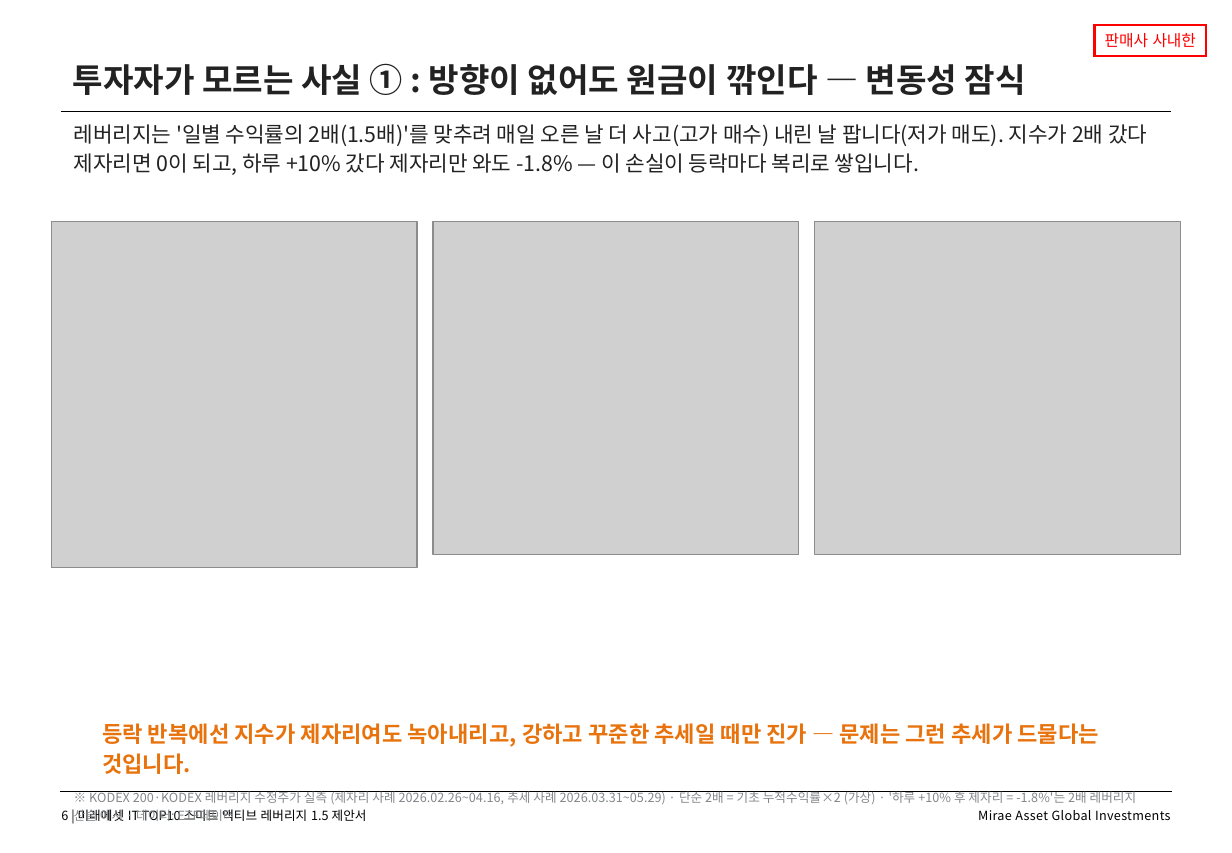
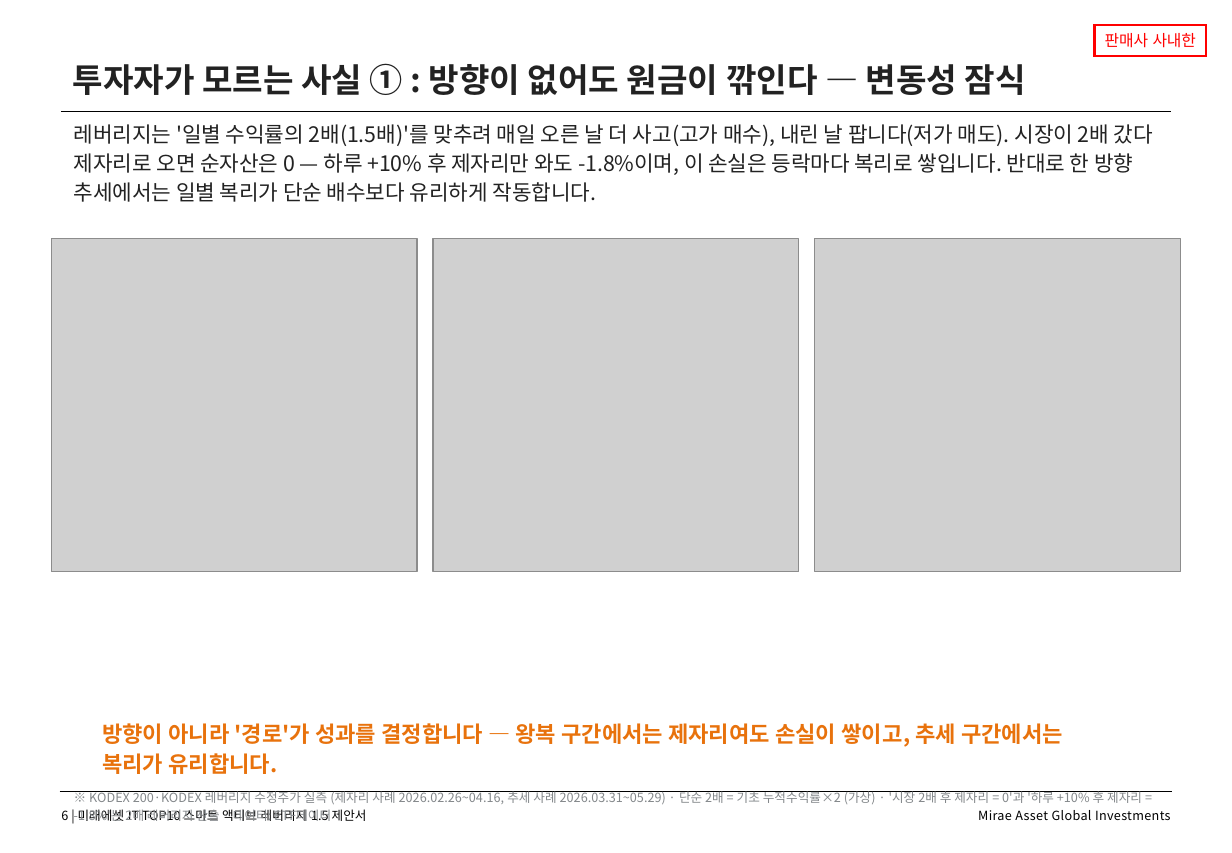
Before and after one commit to gamer383-bit/Volatility-Fund, a slide deck: slide 6 of 제안서/IT_TOP10_스마트액티브레버리지15_v1_20260812.pptx. Drawn at 1232x853 pixels with LibreOffice and Linux fonts; fonts in the diff are those of the drawing; grey boxes stand for pictures. Boxes give left, top, right and bottom in pixels: in the first picture for what was removed or moved away, otherwise in the second. Text is boxed around its words. In the diff, an @@ line names an element or a change of style, - is before the commit and + after.

```diff
--- a/제안서/IT_TOP10_스마트액티브레버리지15_v1_20260812.pptx
+++ b/제안서/IT_TOP10_스마트액티브레버리지15_v1_20260812.pptx
@@ text at (74,124,1153,202): text changed @@
-레버리지는 '일별 수익률의 2배(1.5배)'를 맞추려 매일 오른 날 더 사고(고가 매수) 내린 날 팝니다(저가 매도). 지수가 2배 갔다 제자리면 0이 되고, 하루 +10% 갔다 제자리만 와도 -1.8% — 이 손실이 등락마다 복리로 쌓입니다.
+레버리지는 '일별 수익률의 2배(1.5배)'를 맞추려 매일 오른 날 더 사고(고가 매수), 내린 날 팝니다(저가 매도). 시장이 2배 갔다 제자리로 오면 순자산은 0 — 하루 +10% 후 제자리만 와도 -1.8%이며, 이 손실은 등락마다 복리로 쌓입니다. 반대로 한 방향 추세에서는 일별 복리가 단순 배수보다 유리하게 작동합니다.
@@ picture: place and size @@
-picture at (51,222,417,568)
+picture at (51,239,417,572)
@@ picture: place and size @@
-picture at (433,222,800,555)
+picture at (433,239,800,572)
@@ picture: place and size @@
-picture at (816,222,1182,555)
+picture at (816,239,1182,572)
@@ text at (102,723,1063,774): text changed @@
-등락 반복에선 지수가 제자리여도 녹아내리고, 강하고 꾸준한 추세일 때만 진가 — 문제는 그런 추세가 드물다는 것입니다.
+방향이 아니라 '경로'가 성과를 결정합니다 — 왕복 구간에서는 제자리여도 손실이 쌓이고, 추세 구간에서는 복리가 유리합니다.
@@ text at (89,791,1142,821): text changed @@
-※ KODEX 200·KODEX 레버리지 수정주가 실측 (제자리 사례 2026.02.26~04.16, 추세 사례 2026.03.31~05.29) · 단순 2배 = 기초 누적수익률×2 (가상) · '하루 +10% 후 제자리 = -1.8%'는 2배 레버리지 산술 예시 · 데이터: ETF데이터
+※ KODEX 200·KODEX 레버리지 수정주가 실측 (제자리 사례 2026.02.26~04.16, 추세 사례 2026.03.31~05.29) · 단순 2배 = 기초 누적수익률×2 (가상) · '시장 2배 후 제자리 = 0'과 '하루 +10% 후 제자리 = -1.8%'는 2배 레버리지 산술 · 데이터: ETF데이터
```
Also in this commit, not shown: 3 other files.
